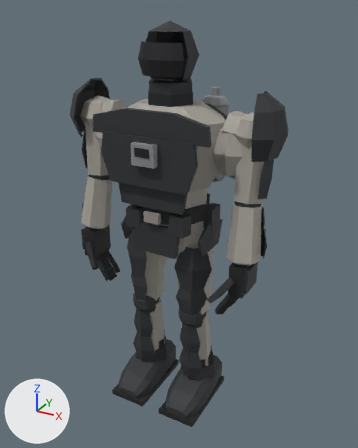
What one commit did to the glTF model assets/eva-k8/derived/meshopt/eva_k8_d0_lod2.meshopt.glb.
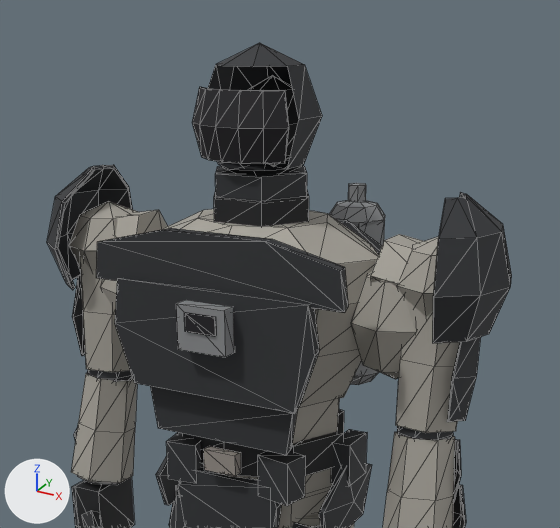
Old and new are each drawn whole from a camera (50 mm lens) standing at (1.116, -1.959, 2.003) and looking at (0.01, 0.05, 0.998) and again close up on the part from 13% to 87% of the width and 0% to 56% of the height. Arrows for +X, +Y and +Z are at lower left; the lights stay in place. The first two pictures are the older version. The close-ups show mesh edges as thin lines. Vertices at exactly the same position are counted once.

In view in the first close-up: 'EVAK8_SKIN'.
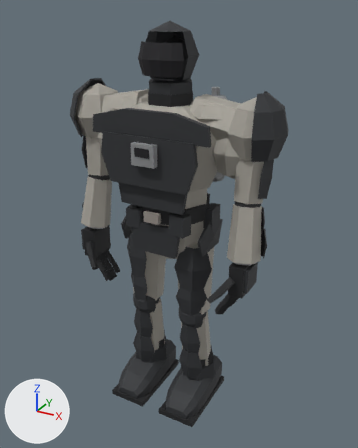
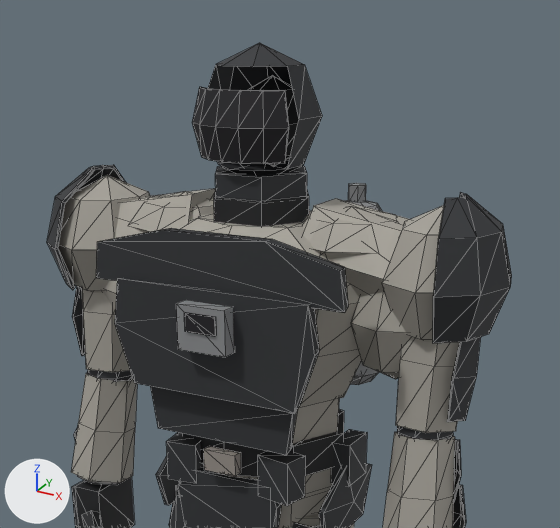
Where the change shows, as pixel boxes [x1, y1, x2, y2] in the close-ups (560 x 528 px):
```json
{"part": 1, "of": "me_evak8_geometry", "change": "added", "after": [382, 205, 444, 341]}
{"part": 2, "of": "me_evak8_geometry", "change": "added", "after": [302, 206, 397, 259]}
{"part": 3, "of": "me_evak8_geometry", "change": "added", "after": [58, 175, 150, 292]}
{"part": 4, "of": "me_evak8_geometry", "change": "added", "after": [131, 191, 214, 233]}
{"part": 5, "of": "me_evak8_geometry", "change": "rebuilt", "before": [397, 237, 439, 317], "after": [302, 199, 410, 297]}
{"part": 6, "of": "me_evak8_geometry", "change": "rebuilt", "before": [69, 201, 138, 271], "after": [115, 188, 216, 239]}
{"part": 7, "of": "me_evak8_geometry", "change": "deleted", "before": [371, 234, 424, 287]}
{"part": 8, "of": "me_evak8_geometry", "change": "deleted", "before": [115, 210, 168, 239]}
```

The change, as JSON lines over the scene's bpy script:
```json
{"block": "me_evak8_geometry", "where": "# used by ob_evak8_skin; location = (0.0, 0.0, 0.0)"}
{"op": "remove", "block": "me_evak8_geometry", "code": "me_evak8_geometry.from_pydata(...)  # 1664 vertices, 2900 faces; spans x -0.54..0.54, y -0.26..0.33, z 0.02..1.95"}
{"op": "add", "block": "me_evak8_geometry", "code": "me_evak8_geometry.from_pydata(...)  # 1716 vertices, 2996 faces; spans x -0.54..0.54, y -0.26..0.33, z 0.02..1.95"}
{"block": "me_evak8_geometry", "change": "me_evak8_geometry part 1: a new loose piece, a UV sphere (8 segments, 4 rings, poles along z) spanning x 0.28..0.53, y -0.14..0.14, z 1.38..1.67, in mat_evak8_carbon_plate"}
{"block": "me_evak8_geometry", "change": "me_evak8_geometry part 2: a new loose piece, a UV sphere (8 segments, 4 rings, poles along z) spanning x 0.06..0.34, y -0.11..0.13, z 1.5..1.65, in mat_evak8_carbon_plate"}
{"block": "me_evak8_geometry", "change": "me_evak8_geometry part 3: a new loose piece, a UV sphere (8 segments, 4 rings, poles along z) spanning x -0.53..-0.28, y -0.14..0.14, z 1.38..1.67, in mat_evak8_carbon_plate"}
{"block": "me_evak8_geometry", "change": "me_evak8_geometry part 4: a new loose piece, a UV sphere (8 segments, 4 rings, poles along z) spanning x -0.34..-0.06, y -0.11..0.13, z 1.5..1.65, in mat_evak8_carbon_plate"}
{"block": "me_evak8_geometry", "change": "me_evak8_geometry part 5: the loose piece of 26 vertices spanning x 0.31..0.5, y -0.1..0.1, z 1.42..1.61 is rebuilt with 12 vertices and now spans x 0.12..0.44, y -0.1..0.1, z 1.43..1.65"}
{"block": "me_evak8_geometry", "change": "me_evak8_geometry part 6: the loose piece of 26 vertices spanning x -0.5..-0.31, y -0.1..0.1, z 1.42..1.61 is rebuilt with 12 vertices and now spans x -0.44..-0.12, y -0.1..0.1, z 1.43..1.65"}
{"block": "me_evak8_geometry", "change": "me_evak8_geometry part 7: the loose piece of 12 vertices spanning x 0.27..0.45, y -0.07..0.07, z 1.44..1.59 is deleted"}
{"block": "me_evak8_geometry", "change": "me_evak8_geometry part 8: the loose piece of 12 vertices spanning x -0.45..-0.27, y -0.07..0.07, z 1.44..1.59 is deleted"}
```
